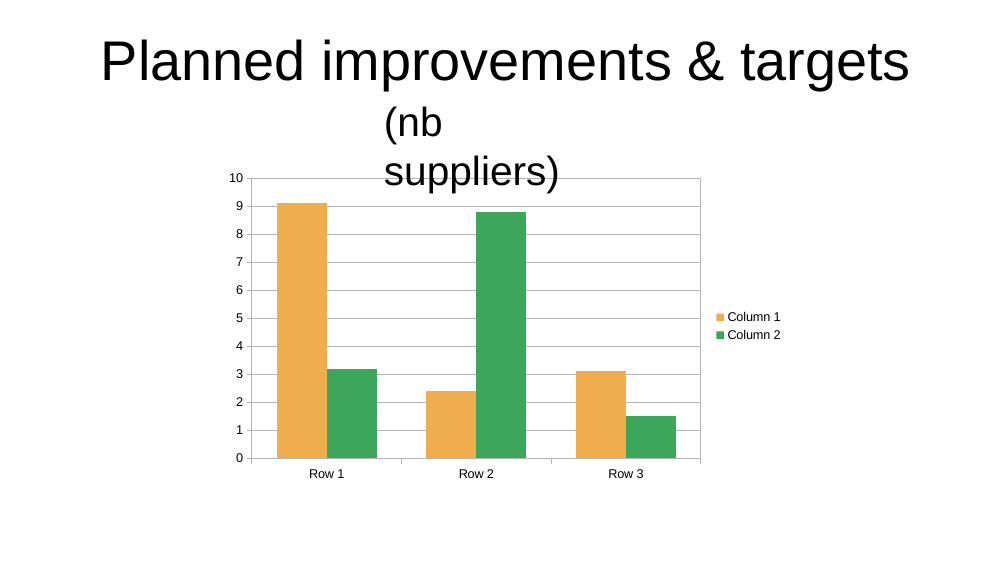
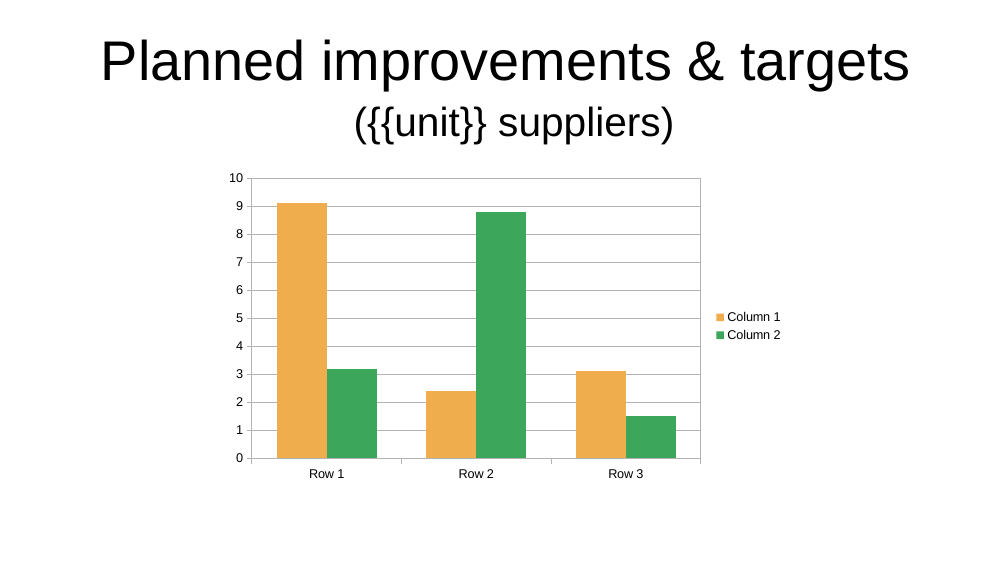
Before and after one commit to djaodjin/djaopsp, a slide deck: slide 1 of djaopsp/sustainability/templates/app/reporting/goals.pptx. Drawn at 1008x567 pixels with LibreOffice and Linux fonts; fonts in the diff are those of the drawing. Boxes give left, top, right and bottom in pixels: in the first picture for what was removed or moved away, otherwise in the second. Text is boxed around its words. In the diff, an @@ line names an element or a change of style, - is before the commit and + after.

Commit message:
fixes pptx download of insight charts

```diff
--- a/djaopsp/sustainability/templates/app/reporting/goals.pptx
+++ b/djaopsp/sustainability/templates/app/reporting/goals.pptx
@@ text at box(354, 106, 674, 144): text changed @@
-(nb suppliers)
+({{unit}} suppliers)
@@ column chart at box(218, 165, 793, 488) @@
@@ category axis changed @@
```
Also in this commit, not shown: 12 other files.
